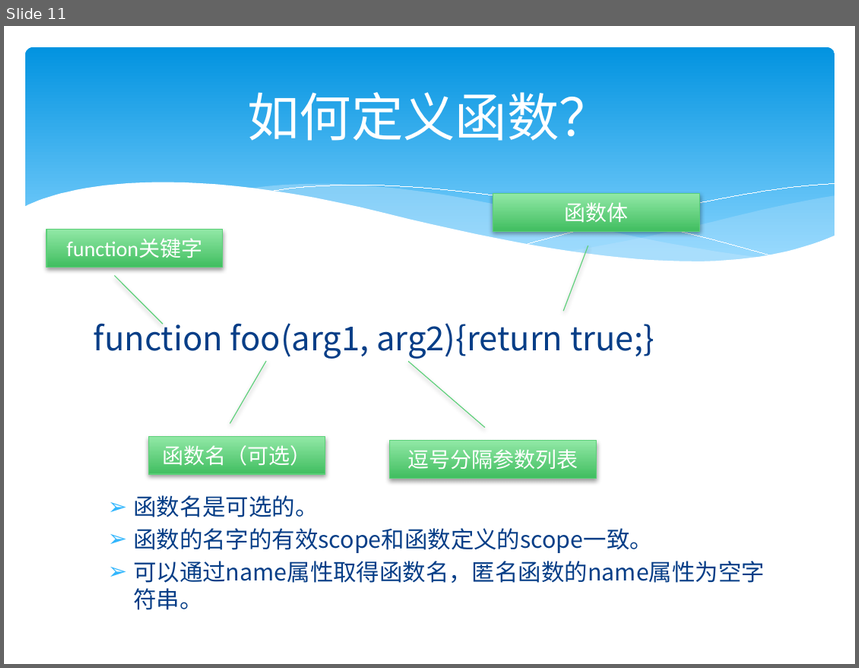
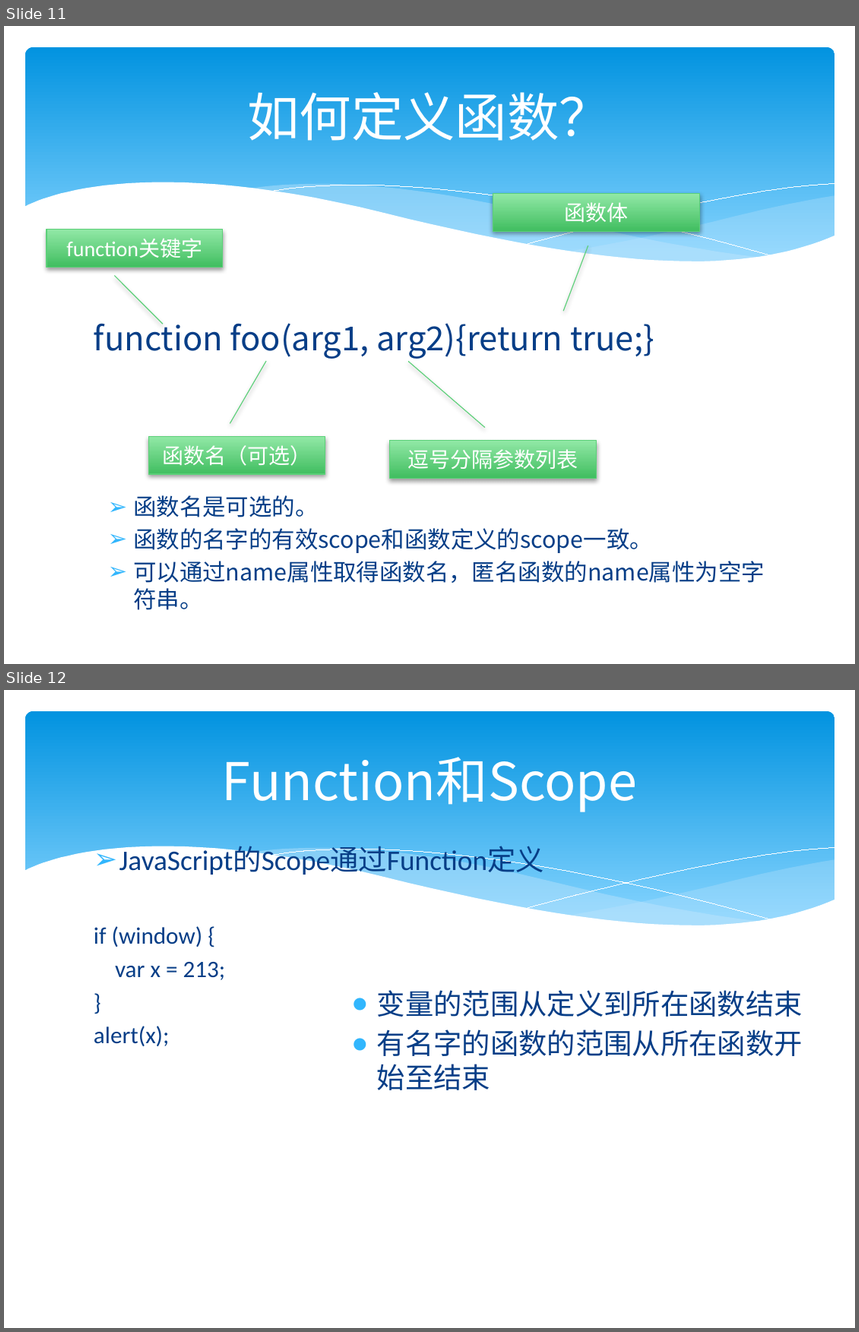
Before and after one commit to zjumty/jsfunc_training, a slide deck: JavaScriptFunctionObject.pptx. Shown one above the other, each under a label of ours: slide 11 before the commit, slides 11 and 12 after it. The pictures are 859x668 and 859x1332 pixels, drawn with LibreOffice and Linux fonts; fonts in the diff are those of the drawing. Boxes give left, top, right and bottom in pixels: in the first picture for what was removed or moved away, otherwise in the second. Text is boxed around its words. In the diff, an @@ line names an element or a change of style, - is before the commit and + after.

```diff
--- a/JavaScriptFunctionObject.pptx
+++ b/JavaScriptFunctionObject.pptx
@@ slide 12 added at bbox=[4, 690, 855, 1328], background #FFFFFF; not listed: 6 template elements that a slide beside it also shows @@
@@ title added at bbox=[222, 757, 638, 812], 44 pt, text #FFFFFF @@
+Function和Scope
@@ text added at bbox=[94, 847, 544, 1046], 20 pt, text #073E87 @@
+➢ JavaScript的Scope通过Function定义
+if (window) {
+var x = 213;
+}
+alert(x);
@@ text added at bbox=[377, 990, 803, 1091], 24 pt, text #073E87 @@
+● 变量的范围从定义到所在函数结束
+● 有名字的函数的范围从所在函数开始至结束
```
Also in this commit, not shown: 1 other slide added, 3 other files.
